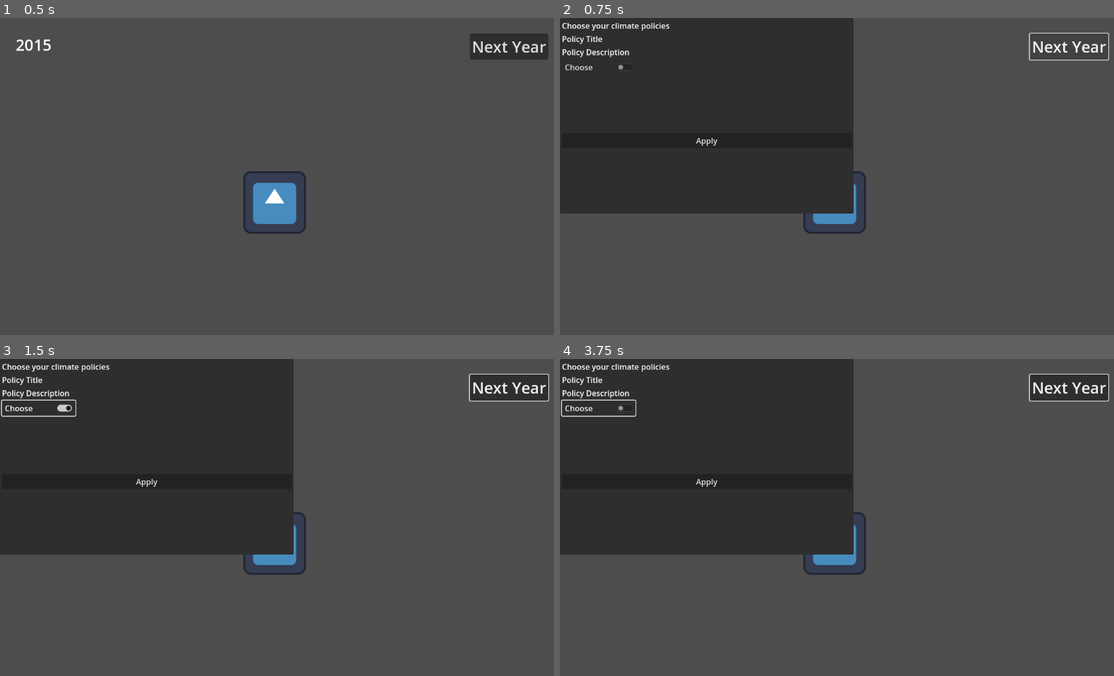
Above: before the commit, frames 1-4 (two rows, left to right).
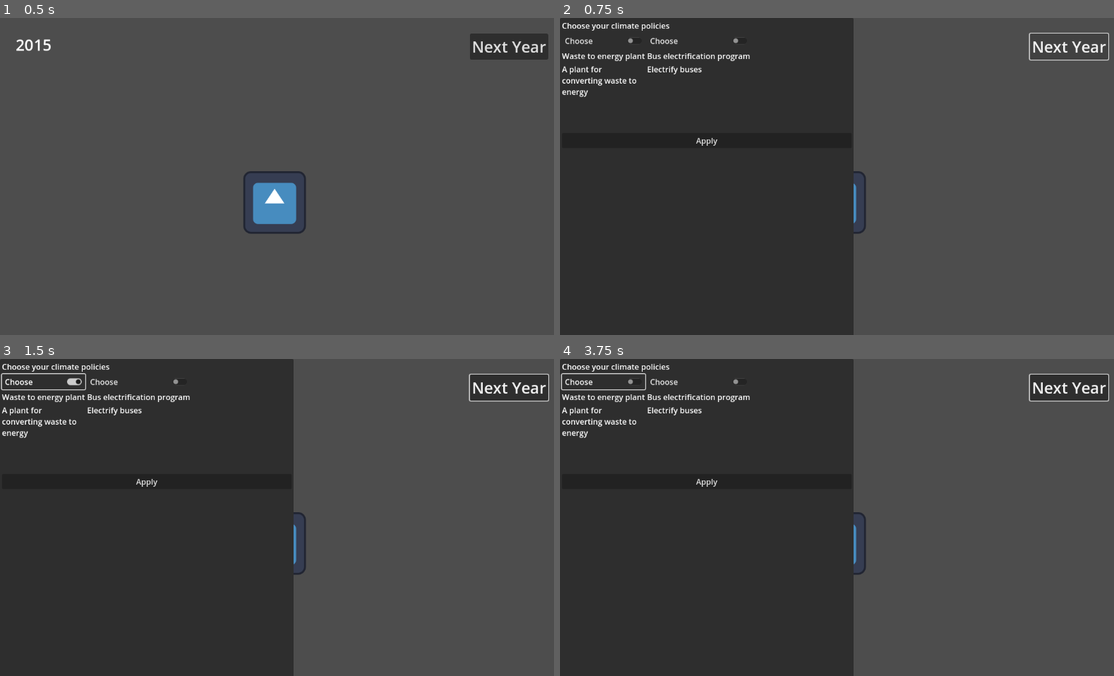
Above: after the commit, the same moments.

Repository: Open-Earth-Foundation/emissionary_game
Game: Godot game, scene res://scenes/game.tscn
Two runs of this game, one before a commit and one after it. Both use one fixed random seed, a clock stepped at 60 frames per second and the inputs below. The engine's default icon, where the game draws it, is replaced by a stand-in: a white triangle on a blue panel in a dark square.
Inputs:
- Up to frame 1 (0.5 s): no input
- Up to frame 2 (0.75 s): click "Next Year" at 0.5 s
- Up to frame 3 (1.5 s): click "Choose" at 1.25 s
- Up to frame 4 (3.75 s): click "Apply" at 2 s; click "Next Year" at 2.75 s; click "Choose" at 3.5 s

Frame 1 is identical in both runs. In frame 2, 21% of the frame differs, in the area x 0-53%, y 5-100%; in frame 3, 22%, in the area x 0-53%, y 4-100%; in frame 4, 22%.

Commit message:
feat: show cards
Signed-off-by: Evan Prodromou <evan@openearth.org>

Diff:
--- a/decision_making.tscn
+++ b/scenes/decision_making.tscn
@@ -1,6 +1,6 @@
 [gd_scene load_steps=2 format=3 uid="uid://b8yqqxef38ox0"]
 
-[ext_resource type="Script" path="res://decision_making.gd" id="1_q2ajv"]
+[ext_resource type="Script" path="res://scripts/decision_making.gd" id="1_q2ajv"]
 
 [node name="DecisionMaking" type="PopupPanel"]
 size = Vector2i(600, 400)
@@ -29,6 +29,11 @@
 custom_minimum_size = Vector2(150, 200)
 layout_mode = 2
 
+[node name="CheckButton" type="CheckButton" parent="VBoxContainer/PolicyList/PolicyCard"]
+layout_mode = 2
+text = "Choose
+"
+
 [node name="PolicyTitle" type="Label" parent="VBoxContainer/PolicyList/PolicyCard"]
 layout_mode = 2
 text = "Policy Title
@@ -40,11 +45,6 @@
 "
 fit_content = true
 
-[node name="CheckButton" type="CheckButton" parent="VBoxContainer/PolicyList/PolicyCard"]
-layout_mode = 2
-text = "Choose
-"
-
 [node name="ApplyButton" type="Button" parent="VBoxContainer"]
 layout_mode = 2
 text = "Apply
--- a/scenes/game.tscn
+++ b/scenes/game.tscn
@@ -2,7 +2,7 @@
 
 [ext_resource type="Script" path="res://scripts/game.gd" id="1_ned3q"]
 [ext_resource type="Texture2D" uid="uid://b8cpjc64wjvyn" path="res://icon.svg" id="1_utdav"]
-[ext_resource type="PackedScene" uid="uid://b8yqqxef38ox0" path="res://decision_making.tscn" id="3_s4f7i"]
+[ext_resource type="PackedScene" uid="uid://b8yqqxef38ox0" path="res://scenes/decision_making.tscn" id="3_s4f7i"]
 
 [node name="Game" type="Node2D"]
 script = ExtResource("1_ned3q")
--- a/decision_making.gd
+++ b/scripts/decision_making.gd
@@ -7,18 +7,22 @@
 	{
 		"title": "Waste to energy plant",
 		"description": "A plant for converting waste to energy",
-		"cost": 500000
+		"sector": "III",
+		"cost": 500000,
+		"impact": 300000,
+		"roi": 60000
 	},
 	{
 		"title": "Bus electrification program",
-		"description": "Electrify buses"
+		"description": "Electrify buses",
+		"sector": "II",
+		"cost": 500000,
+		"impact": 100000,
+		"roi": 50000
 	}
 ]
 
 # Called when the node enters the scene tree for the first time.
-
-func choose_policies(ap):
-	return []
 
 func _ready():
 	var policies = choose_policies(available_policies)
@@ -30,15 +34,20 @@
 		else:
 			newCard = policyCard
 			seenOnce = true
-		newCard.get_node('PolicyTitle').text = policy.title
-		newCard.get_node()
+		newCard.get_node('PolicyTitle').text = policy['title']
+		newCard.get_node('PolicyDescription').text = policy['description']
 		policyList.add_child(newCard)
 
+func newPolicies(year):
+	show()
+	pass
 
 # Called every frame. 'delta' is the elapsed time since the previous frame.
 func _process(delta):
 	pass
 
+func _on_apply_button_pressed():
+	hide()
 
-func _on_apply_button_pressed():
-	visible = false
+func choose_policies(ap):
+	return ap
--- a/scripts/game.gd
+++ b/scripts/game.gd
@@ -14,4 +14,4 @@
 
 func _on_next_year_button_pressed() -> void:
 	current_year += 1
-	decision_making.show()
+	decision_making.newPolicies(current_year)
